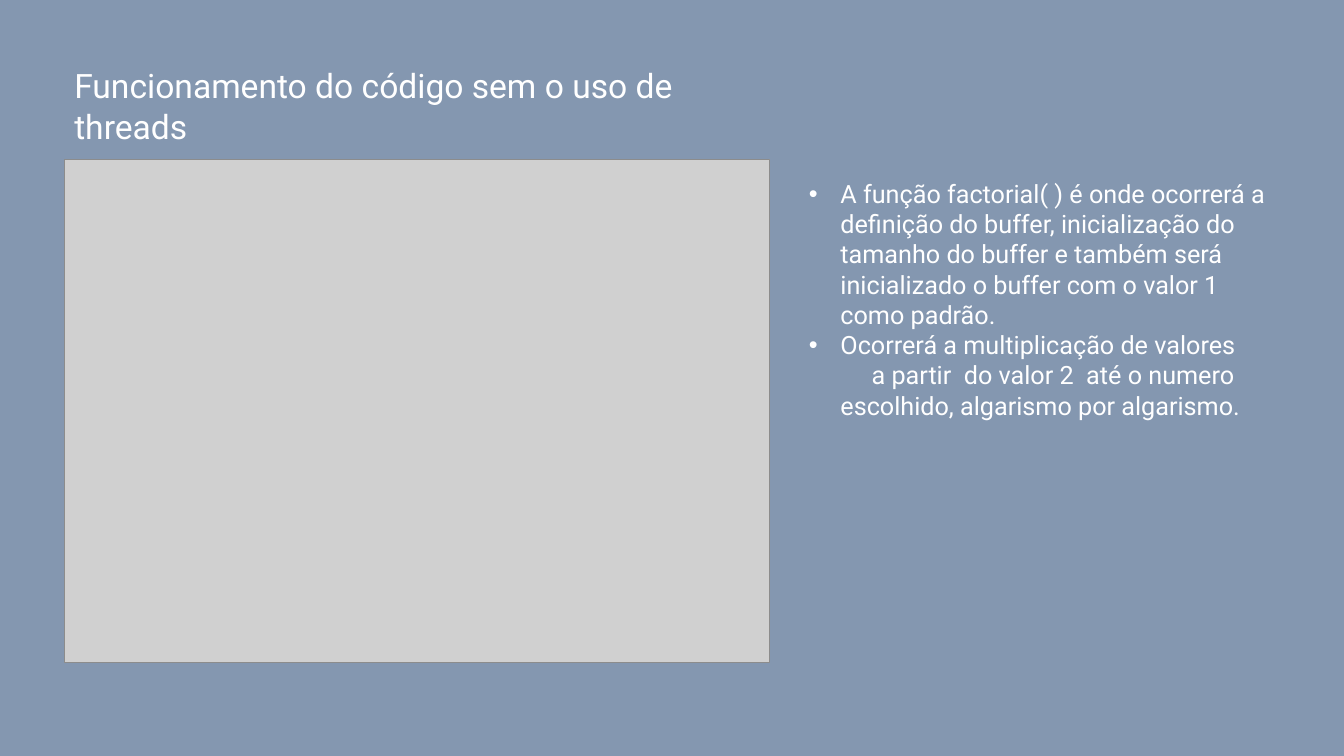
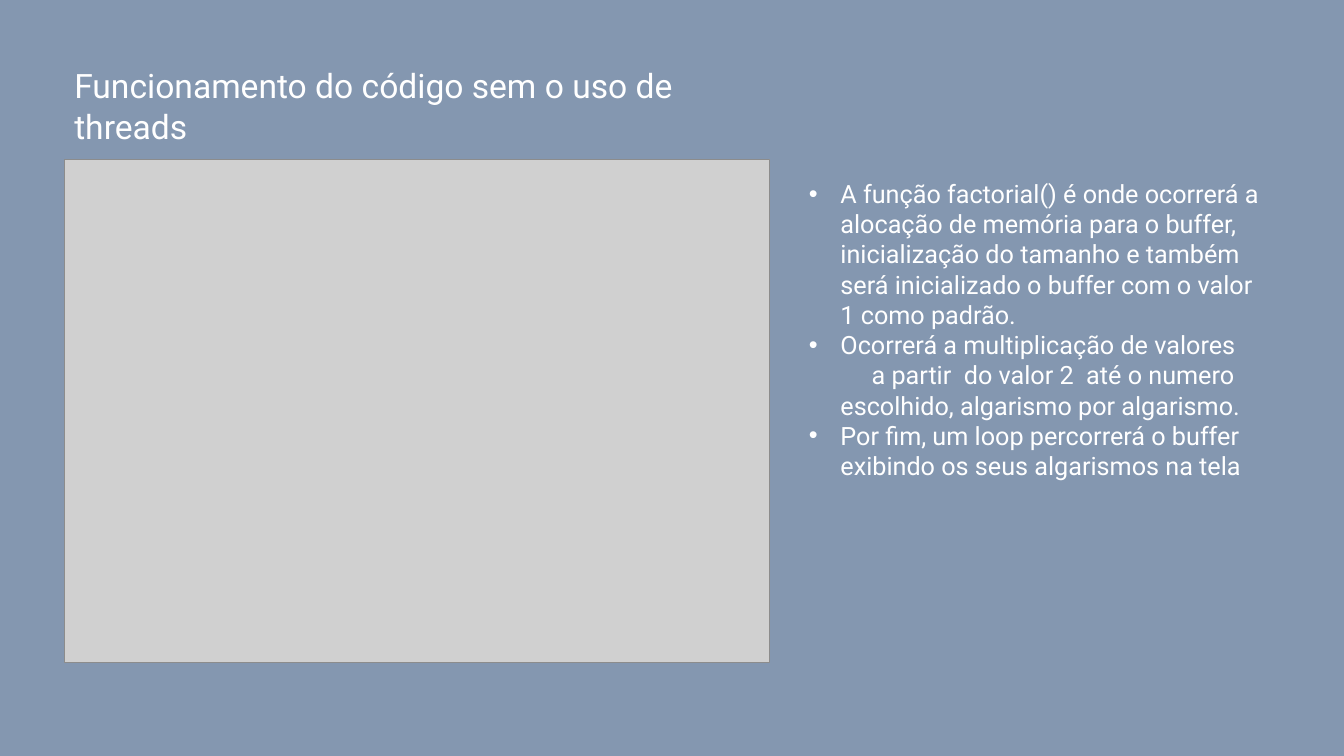
Before and after one commit to llBessa/LucasRafael_ws_OS_RR_2021, a slide deck: slide 5 of Apresentação/Fatorial.pptx. Drawn at 1344x756 pixels with LibreOffice and Linux fonts; fonts in the diff are those of the drawing; grey boxes stand for pictures. Boxes give left, top, right and bottom in pixels: in the first picture for what was removed or moved away, otherwise in the second. Text is boxed around its words. In the diff, an @@ line names an element or a change of style, - is before the commit and + after.

```diff
--- a/Apresentação/Fatorial.pptx
+++ b/Apresentação/Fatorial.pptx
@@ text at bbox=[840, 183, 1259, 329]: text changed @@
-• A função factorial( ) é onde ocorrerá a definição do buffer, inicialização do tamanho do buffer e também será inicializado o buffer com o valor 1 como padrão.
+• A função factorial() é onde ocorrerá a alocação de memória para o buffer, inicialização do tamanho e também será inicializado o buffer com o valor 1 como padrão.
@@ text at bbox=[840, 426, 1240, 480]: paragraph added @@
+• Por fim, um loop percorrerá o buffer exibindo os seus algarismos na tela
```
Also in this commit, not shown: 3 other slides changed, 1 slide added.
